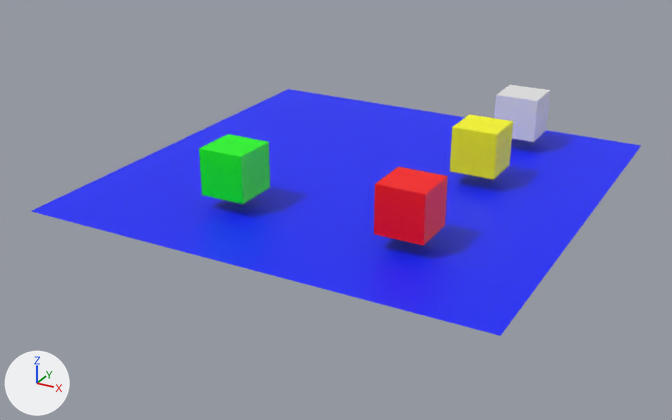
The FBX model resources/objects/plane/plane.fbx, before and after one commit.
One viewpoint serves both versions: a 50 mm camera at (1.76, -3.44, 1.52) aimed at (-0.05, -0.15, -0.12). Every picture has the same lights, and +X, +Y and +Z are marked at lower left. Where no turn or scale is listed for an object, it has been applied to the vertices.
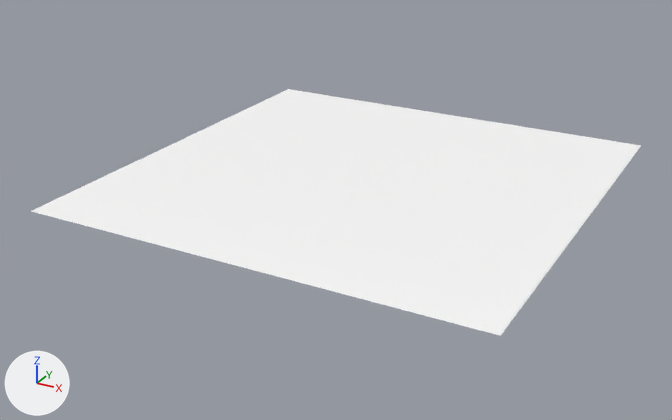
Pixel boxes (x1, y1, x2, y2) of what changed, in the pictures (672 x 420 px):
'Plane', recoloured (blue to white): (32, 89, 641, 336) in both
'Cube.001', deleted (red): before (374, 167, 448, 246)
'Cube', deleted (green): before (199, 134, 270, 204)
'Cube.002', deleted (yellow): before (450, 114, 513, 179)
'Cube.003', deleted: before (494, 85, 550, 142)

Patch to the scene script:
```diff
--- a/resources/objects/plane/plane.fbx.py
+++ b/resources/objects/plane/plane.fbx.py
@@ img_white_png @@
+img_white_png = load_image('white.png', 'texture/white.png', 1024, 1024, 'sRGB')
@@ mat_material_001 @@
+mat_material_001 = principled_material('Material.001')
+mat_material_001.texture = img_white_png  # with its transparency
@@ me_plane @@
 me_plane.from_pydata(...)  # 4 vertices, 1 face; spans x -1.0..1.0, y -1.0..1.0, z 0.0
-me_plane.materials.append(mat_material_005)  # picture img_blue_png
+me_plane.materials.append(mat_material_001)  # picture img_white_png
@@ ob_cube_003 @@
-ob_cube_003 = bpy.data.objects.new('Cube.003', me_cube_004)
-ob_cube_003.location = (0.478, 0.728, 0.161)
@@ ob_cube @@
-ob_cube = bpy.data.objects.new('Cube', me_cube_001)
-ob_cube.location = (-0.302, -0.542, 0.161)
@@ ob_cube_002 @@
-ob_cube_002 = bpy.data.objects.new('Cube.002', me_cube_003)
-ob_cube_002.location = (0.478, 0.188, 0.161)
@@ ob_cube_001 @@
-ob_cube_001 = bpy.data.objects.new('Cube.001', me_cube_002)
-ob_cube_001.location = (0.478, -0.542, 0.161)
```
